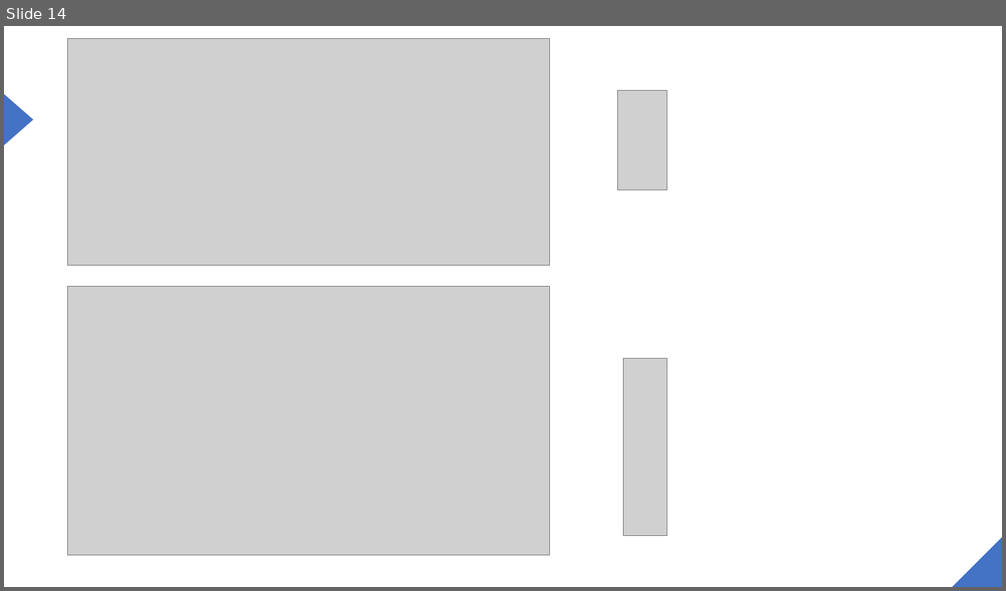
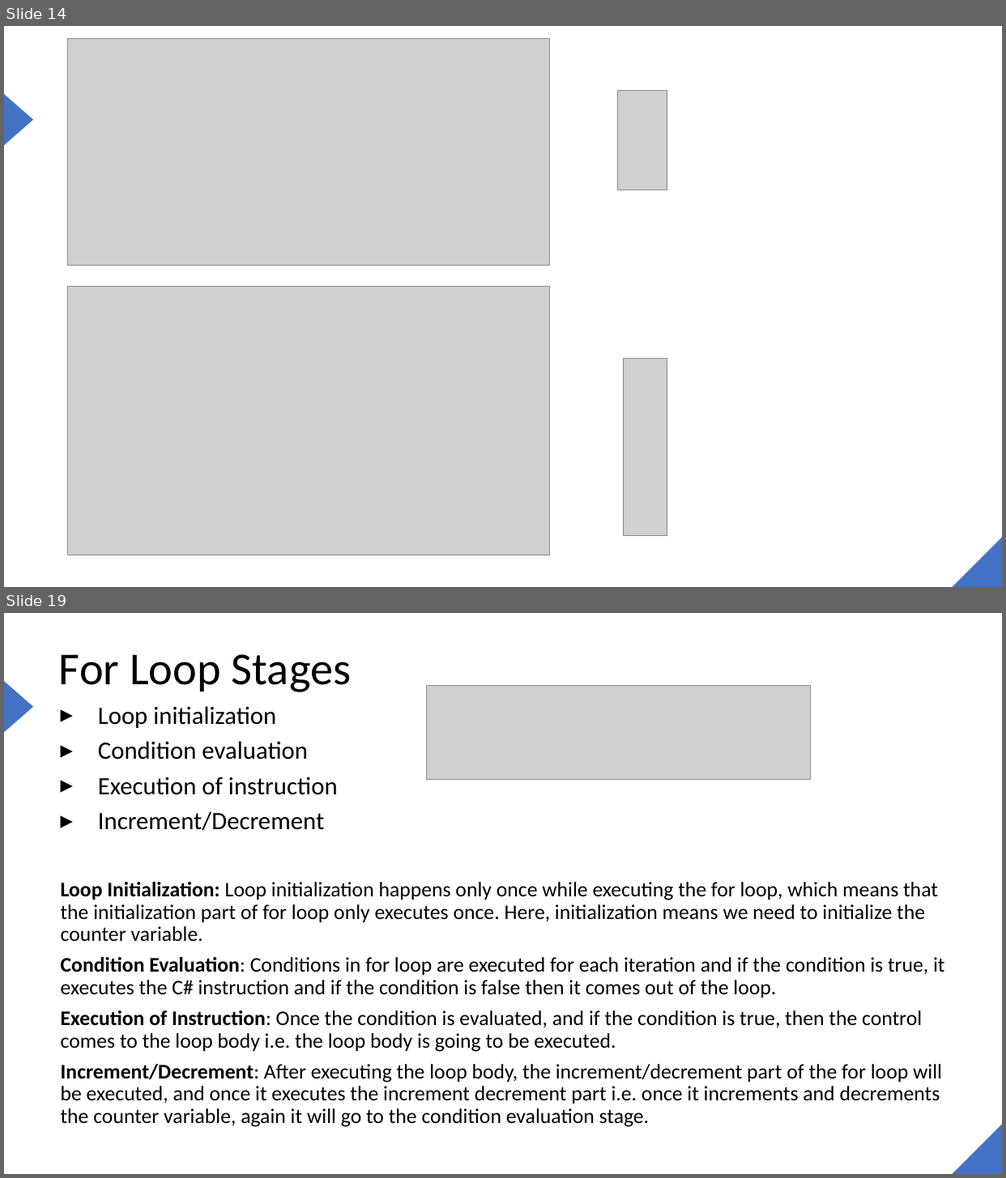
Before and after one commit to joe6276/The-sharp-Repo, a slide deck: Slides/6. Control Flow/Control Flow.pptx. Shown one above the other, each under a label of ours: slide 14 before the commit, slides 14 and 19 after it; the slides between them are not shown. The pictures are 1006x591 and 1006x1178 pixels, drawn with LibreOffice and Linux fonts; fonts in the diff are those of the drawing; grey boxes stand for pictures. Boxes give left, top, right and bottom in pixels: in the first picture for what was removed or moved away, otherwise in the second. Text is boxed around its words. In the diff, an @@ line names an element or a change of style, - is before the commit and + after.

Commit message:
working on control flow

```diff
--- a/Slides/6. Control Flow/Control Flow.pptx
+++ b/Slides/6. Control Flow/Control Flow.pptx
@@ slide 19 added at [4,613,1002,1174], background #FFFFFF; not listed: 2 template elements that a slide beside it also shows @@
@@ title added at [59,654,351,692], 44 pt, text #000000 @@
+For Loop Stages
@@ text added at [61,706,944,1127], 20 pt, text #000000 @@
+▸ Loop initialization
+▸ Condition evaluation
+▸ Execution of instruction
+▸ Increment/Decrement
+Loop Initialization: Loop initialization happens only once while executing the for loop, which means that the initialization part of for loop only executes once. Here, initialization means we need to initialize the counter variable.
+Condition Evaluation: Conditions in for loop are executed for each iteration and if the condition is true, it executes the C# instruction and if the condition is false then it comes out of the loop.
+Execution of Instruction: Once the condition is evaluated, and if the condition is true, then the control comes to the loop body i.e. the loop body is going to be executed.
+Increment/Decrement: After executing the loop body, the increment/decrement part of the for loop will be executed, and once it executes the increment decrement part i.e. once it increments and decrements the counter variable, again it will go to the condition evaluation stage.
@@ picture added at [427,686,810,779] @@
```
Also in this commit, not shown: 1 slide changed, 8 other slides added, 1 slide removed.
